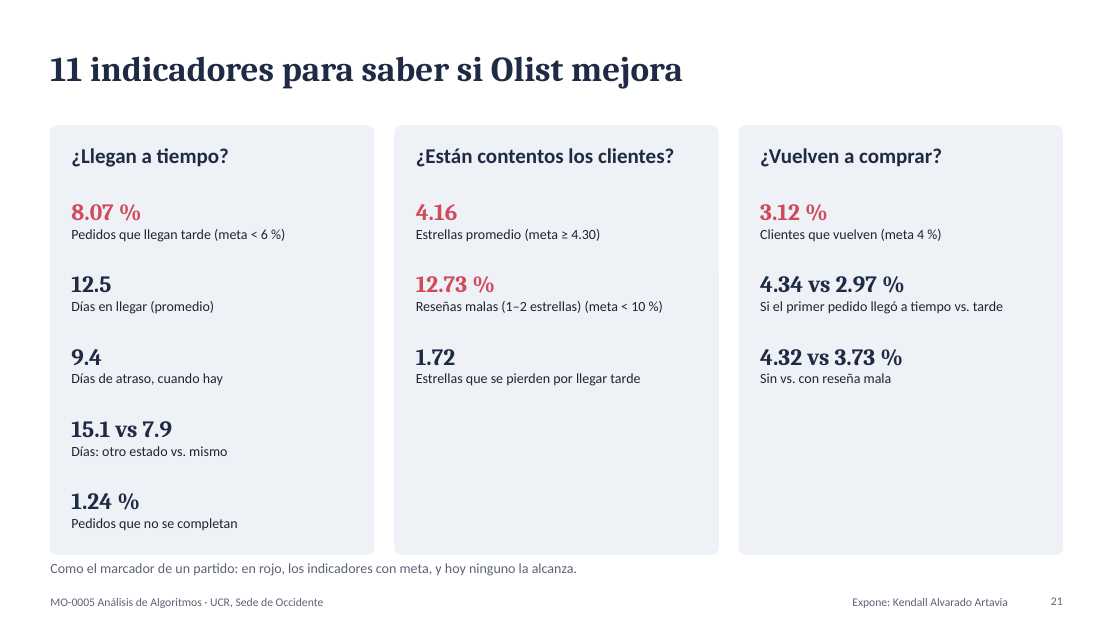
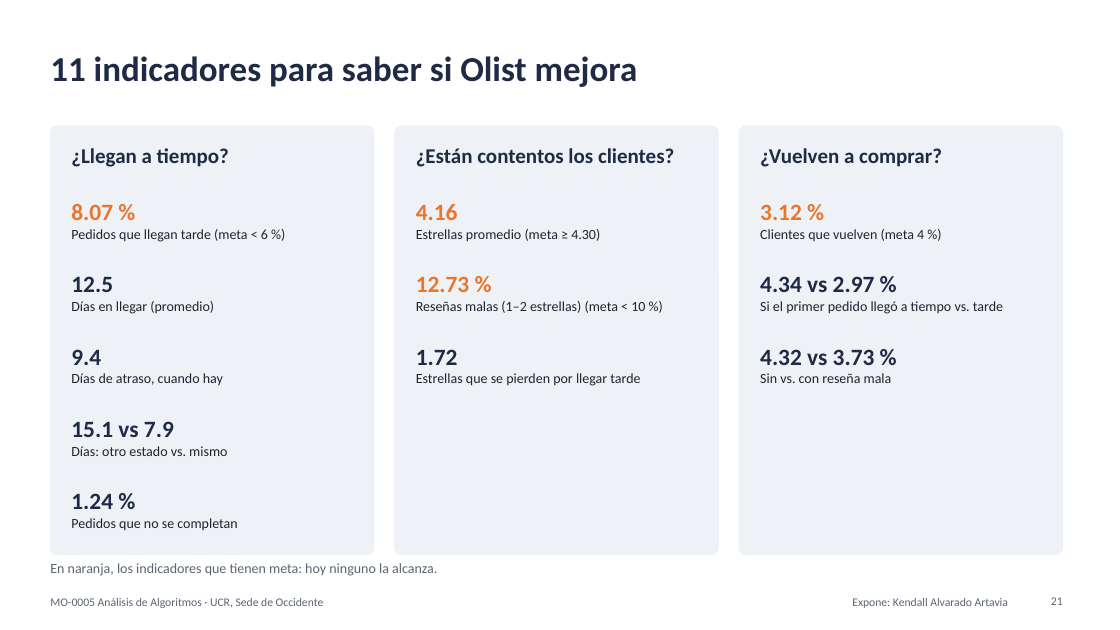
Before and after one commit to FerretoDev/mo0005-ecommerce-ml, a slide deck: slide 21 of presentacion/presentacion.pptx. Drawn at 1120x630 pixels with LibreOffice and Linux fonts; fonts in the diff are those of the drawing. Boxes give left, top, right and bottom in pixels: in the first picture for what was removed or moved away, otherwise in the second. Text is boxed around its words. In the diff, an @@ line names an element or a change of style, - is before the commit and + after.

```diff
--- a/presentacion/presentacion.pptx
+++ b/presentacion/presentacion.pptx
@@ title "11 indicadores para saber si ..." at [50, 56, 638, 87]: font Cambria to Calibri @@
@@ text at [71, 204, 113, 220]: font Cambria to Calibri, text colour #D1495B to #E8772E in "8.07 %" @@
@@ text at [416, 204, 458, 220]: font Cambria to Calibri, text colour #D1495B to #E8772E in "4.16" @@
@@ text at [760, 204, 802, 220]: font Cambria to Calibri, text colour #D1495B to #E8772E in "3.12 %" @@
@@ text at [71, 276, 113, 292]: font Cambria to Calibri in "12.5" @@
@@ text at [416, 276, 469, 292]: font Cambria to Calibri, text colour #D1495B to #E8772E in "12.73 %" @@
@@ text at [760, 276, 875, 292]: font Cambria to Calibri in "4.34 vs 2.97 %" @@
@@ text at [71, 349, 101, 365]: font Cambria to Calibri in "9.4" @@
@@ text at [416, 349, 458, 365]: font Cambria to Calibri in "1.72" @@
@@ text at [760, 349, 875, 365]: font Cambria to Calibri in "4.32 vs 3.73 %" @@
@@ text at [71, 421, 174, 437]: font Cambria to Calibri in "15.1 vs 7.9" @@
@@ text at [71, 493, 113, 509]: font Cambria to Calibri in "1.24 %" @@
@@ text at [50, 563, 437, 576]: text changed @@
-Como el marcador de un partido: en rojo, los indicadores con meta, y hoy ninguno la alcanza.
+En naranja, los indicadores que tienen meta: hoy ninguno la alcanza.
```
Also in this commit, not shown: 25 other slides changed, 2 other files.
